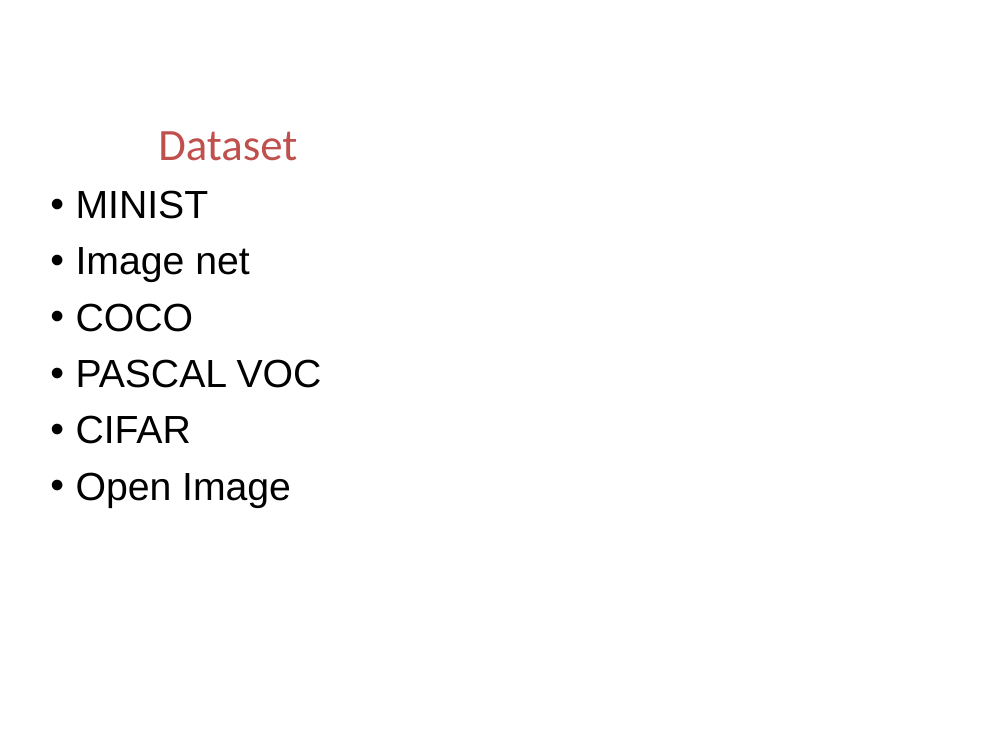
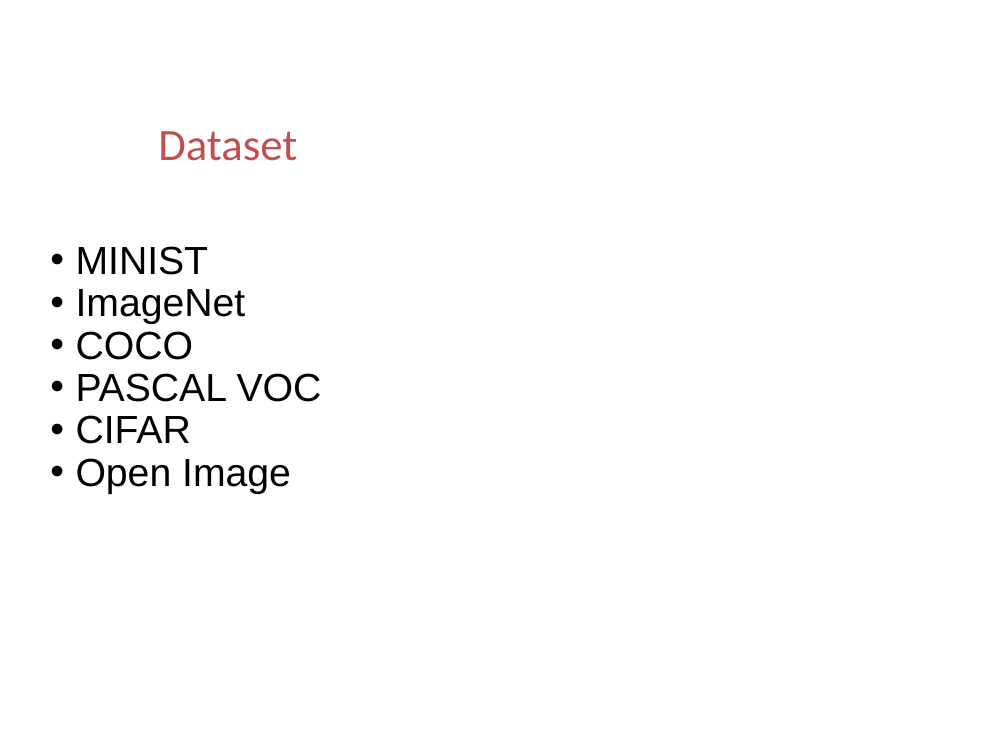
Before and after one commit to ttomchy/CV_2Project, a slide deck: slide 38 of presentation.pptx. Drawn at 1008x756 pixels with LibreOffice and Linux fonts; fonts in the diff are those of the drawing; background and template pictures are left out. Boxes give left, top, right and bottom in pixels: in the first picture for what was removed or moved away, otherwise in the second. Text is boxed around its words. In the diff, an @@ line names an element or a change of style, - is before the commit and + after.

```diff
--- a/presentation.pptx
+++ b/presentation.pptx
@@ text "MINIST": place and size @@
-text "MINIST" at <box>76,190,322,508</box>
+text "MINIST" at <box>76,246,322,494</box>
@@ text at <box>76,246,322,494</box>: less space between paragraphs @@
@@ text at <box>76,289,246,324</box>: text changed @@
-• Image net
+• ImageNet
```
Also in this commit, not shown: 8 other slides changed, 1 slide added, 1 slide removed, 1 other file.
